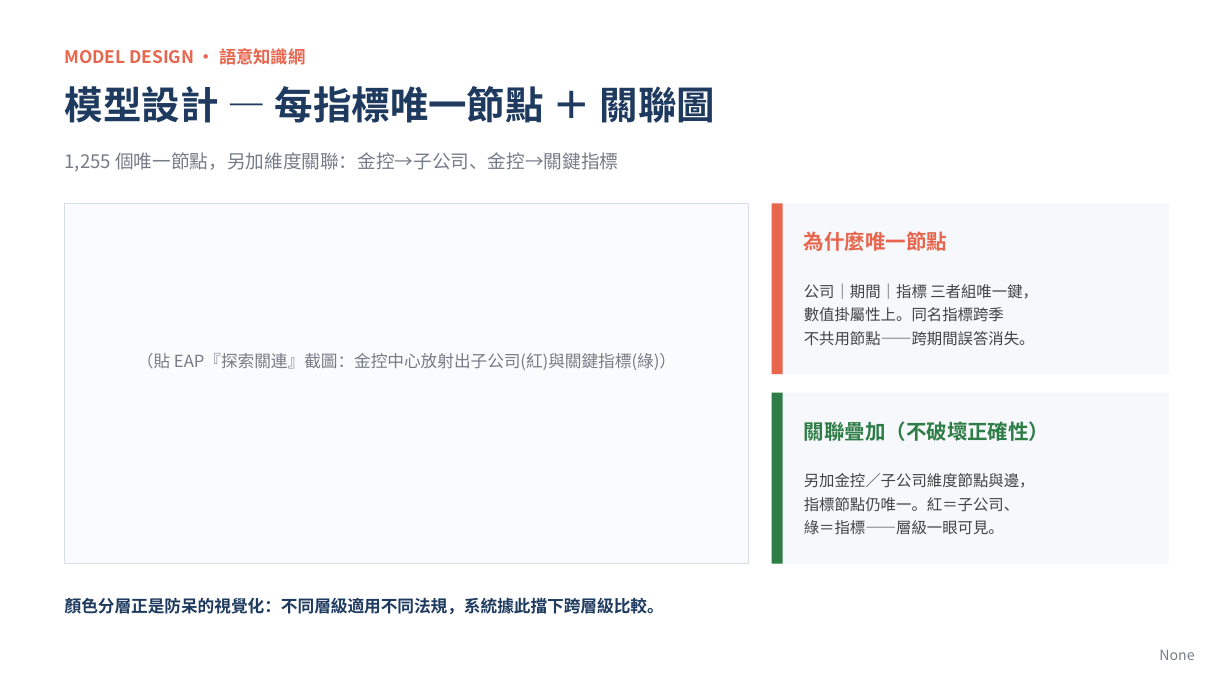
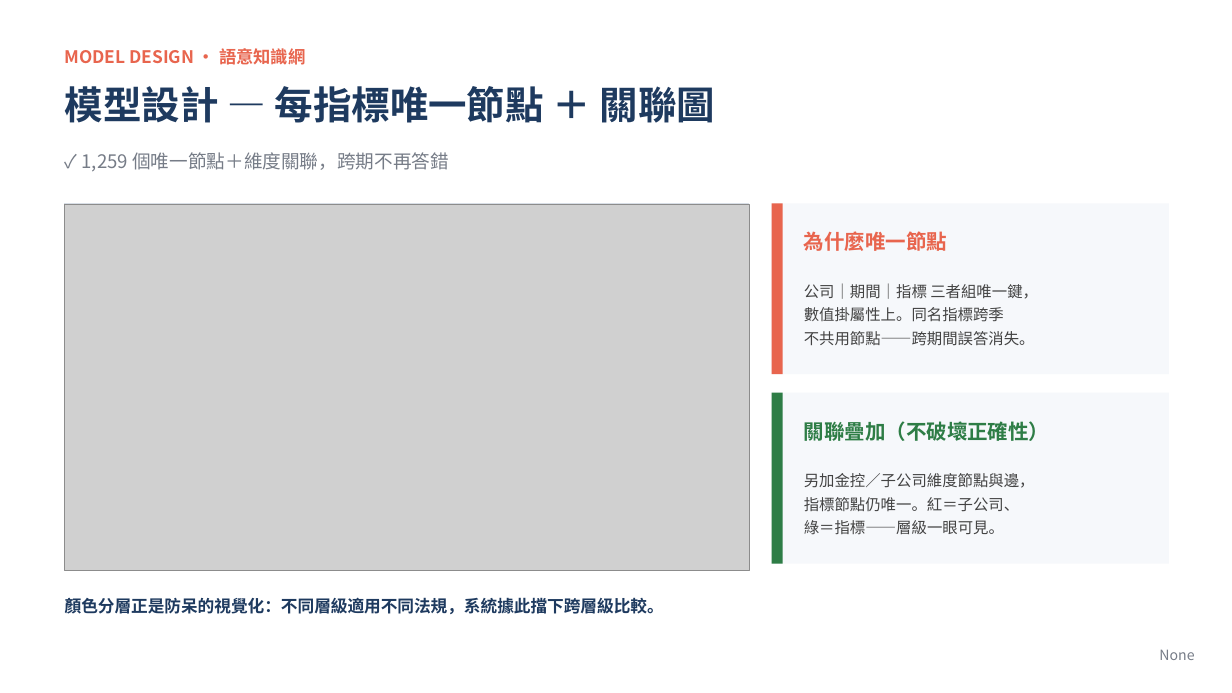
Before and after one commit to WangChiaChen/hybrid-rag-project, a slide deck: slide 7 of 簡報與文件/比賽簡報_升級版.pptx. Drawn at 1232x693 pixels with LibreOffice and Linux fonts; fonts in the diff are those of the drawing; grey boxes stand for pictures. Boxes give left, top, right and bottom in pixels: in the first picture for what was removed or moved away, otherwise in the second. Text is boxed around its words. In the diff, an @@ line names an element or a change of style, - is before the commit and + after.

```diff
--- a/簡報與文件/比賽簡報_升級版.pptx
+++ b/簡報與文件/比賽簡報_升級版.pptx
@@ text at (82, 152, 449, 171): text changed @@
-1,255 個唯一節點，另加維度關聯：金控→子公司、金控→關鍵指標
+✓ 1,259 個唯一節點＋維度關聯，跨期不再答錯
@@ picture added at (65, 204, 750, 571) @@
@@ text removed at (137, 353, 676, 370) @@
-（貼 EAP『探索關連』截圖：金控中心放射出子公司(紅)與關鍵指標(綠)）
```
Also in this commit, not shown: 17 other slides changed, 2 other files.
